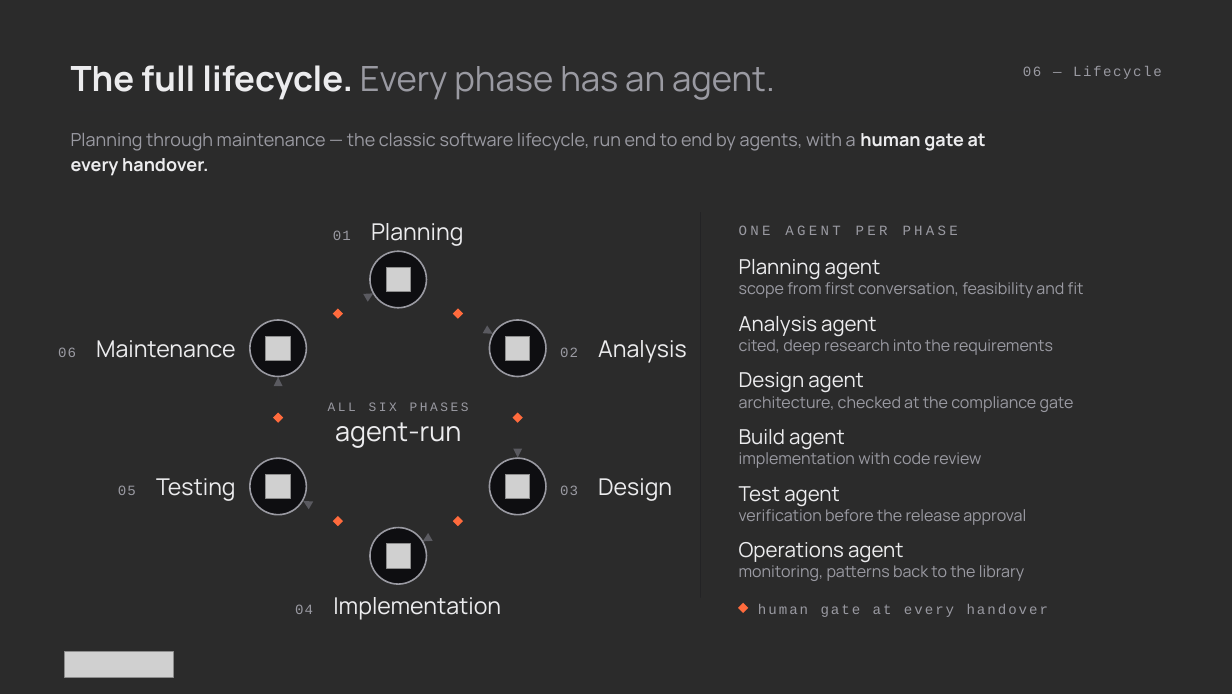
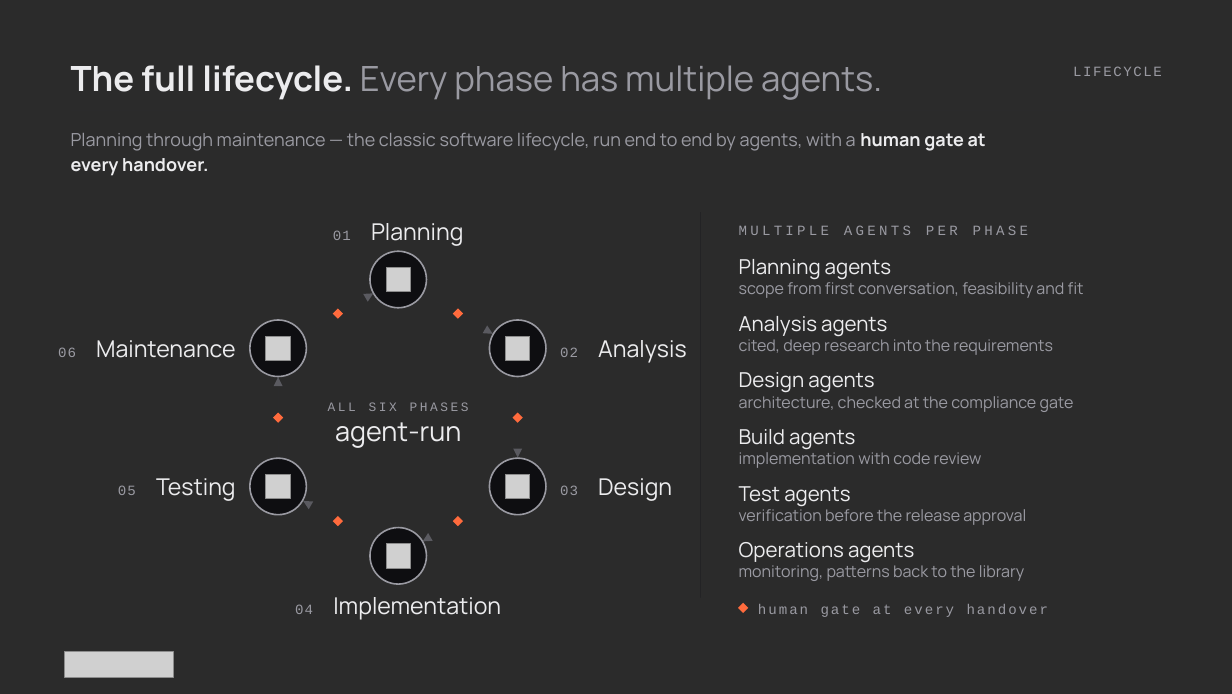
Before and after one commit to athenarunai-gif/Athena, a slide deck: slide 6 of deck/Pitch_Deck_AthenaRun_v2.pptx. Drawn at 1232x694 pixels with LibreOffice and Linux fonts; fonts in the diff are those of the drawing; grey boxes stand for pictures; background and template pictures are left out; a plain dark background stands for a picture behind light text. Boxes give left, top, right and bottom in pixels: in the first picture for what was removed or moved away, otherwise in the second. Text is boxed around its words. In the diff, an @@ line names an element or a change of style, - is before the commit and + after.

```diff
--- a/deck/Pitch_Deck_AthenaRun_v2.pptx
+++ b/deck/Pitch_Deck_AthenaRun_v2.pptx
@@ text at (71,65,882,100): text changed @@
-The full lifecycle. Every phase has an agent.
+The full lifecycle. Every phase has multiple agents.
@@ text at (1073,66,1162,76): text changed @@
-06 — Lifecycle
+LIFECYCLE
@@ text at (739,225,1028,235): text changed @@
-ONE AGENT PER PHASE
+MULTIPLE AGENTS PER PHASE
@@ text at (739,259,891,280): text changed @@
-Planning agent
+Planning agents
@@ text at (739,316,887,337): text changed @@
-Analysis agent
+Analysis agents
@@ text at (739,372,874,393): text changed @@
-Design agent
+Design agents
@@ text at (739,429,855,450): text changed @@
-Build agent
+Build agents
@@ text at (739,486,850,507): text changed @@
-Test agent
+Test agents
@@ text at (739,542,914,562): text changed @@
-Operations agent
+Operations agents
```
Also in this commit, not shown: 9 other slides changed, 3 slides added, 3 slides removed, 5 other files.
